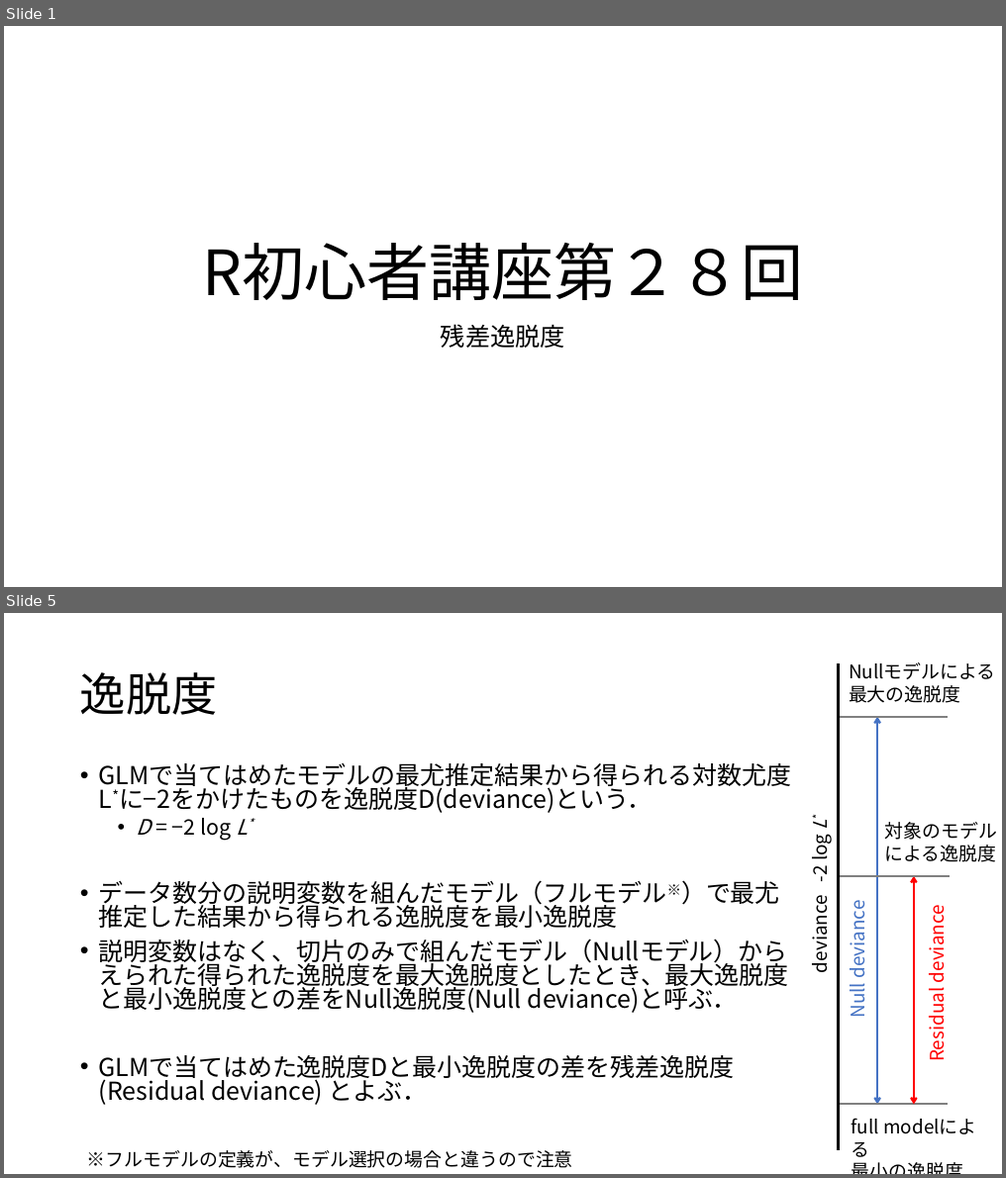
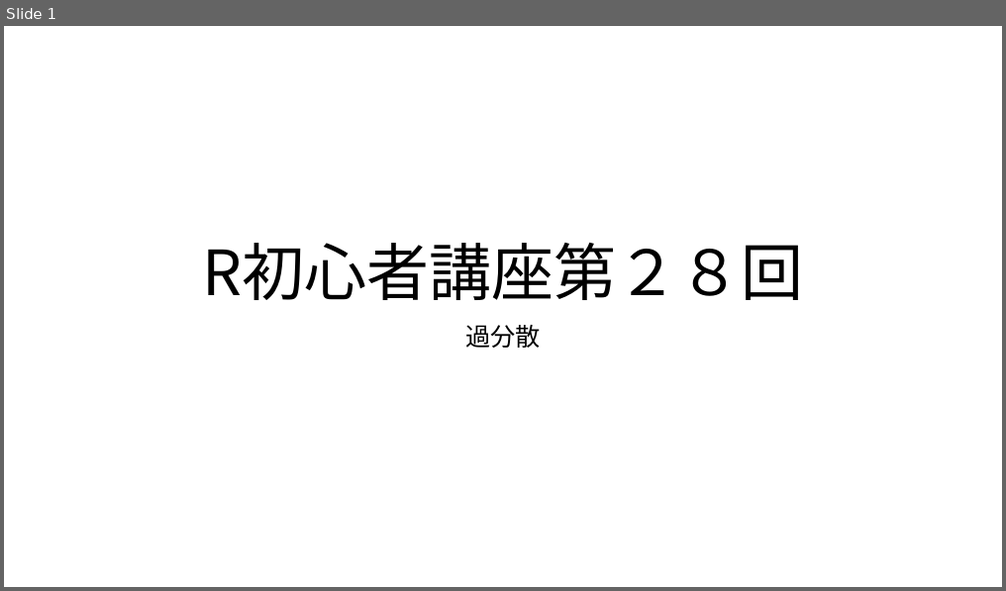
Before and after one commit to KoHMB/Shigen_kensyu_FRA, a slide deck: R/スライド/第28回.pptx. Shown one above the other, each under a label of ours: slides 1 and 5 before the commit, slide 1 after it; the slides between them are not shown. The pictures are 1006x1178 and 1006x591 pixels, drawn with LibreOffice and Linux fonts; fonts in the diff are those of the drawing. Boxes give left, top, right and bottom in pixels: in the first picture for what was removed or moved away, otherwise in the second. Text is boxed around its words. In the diff, an @@ line names an element or a change of style, - is before the commit and + after.

```diff
--- a/R/スライド/第28回.pptx
+++ b/R/スライド/第28回.pptx
@@ slide 5 removed at [4, 613, 1002, 1174], background #FFFFFF @@
@@ line removed from (838, 663) to (838, 1151) @@
@@ text removed at [848, 663, 996, 703] @@
-Nullモデルによる
-最大の逸脱度
@@ title removed at [80, 672, 218, 715] @@
-逸脱度
@@ line removed from (840, 717) to (947, 717) @@
@@ double arrow removed from (877, 717) to (877, 1105) @@
@@ text removed at [804, 821, 833, 971] @@
-deviance -2 log L*
@@ text removed at [885, 822, 997, 862] @@
-対象のモデル
-による逸脱度
@@ line removed from (838, 876) to (949, 876) @@
@@ double arrow removed from (914, 876) to (914, 1105) @@
@@ text removed at [99, 880, 789, 1105] @@
-• GLMで当てはめたモデルの最尤推定結果から得られる対数尤度L*に−2をかけたものを逸脱度D(deviance)という．
-  • D = −2 log L*
-• データ数分の説明変数を組んだモデル（フルモデル※）で最尤推定した結果から得られる逸脱度を最小逸脱度
-• 説明変数はなく、切片のみで組んだモデル（Nullモデル）からえられた得られた逸脱度を最大逸脱度としたとき、最大逸脱度と最小逸脱度との差をNull逸脱度(Null deviance)と呼ぶ．
-• GLMで当てはめた逸脱度Dと最小逸脱度の差を残差逸脱度(Residual deviance) とよぶ．
@@ text removed at [844, 907, 870, 1016] @@
-Null deviance
@@ text removed at [922, 912, 948, 1059] @@
-Residual deviance
@@ line removed from (840, 1105) to (947, 1105) @@
@@ text removed at [851, 1118, 879, 1135] @@
-full modelによる
-最小の逸脱度
@@ text removed at [87, 1151, 573, 1168] @@
-※フルモデルの定義が、モデル選択の場合と違うので注意
@@ slide 1 changed as well @@
@@ subtitle at [465, 325, 541, 348]: text changed @@
-残差逸脱度
+過分散
```
Also in this commit, not shown: 5 other slides changed, 3 slides added, 2 other slides removed, 10 other files.
